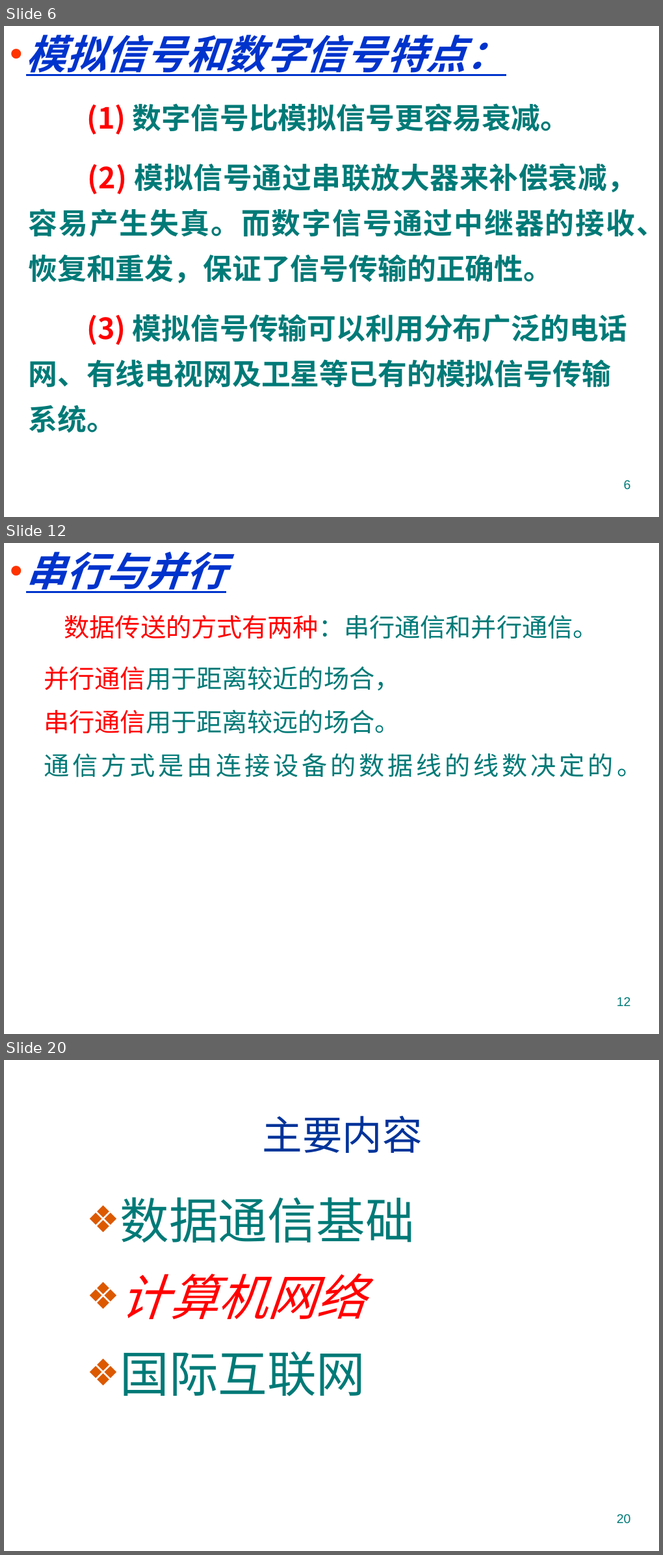
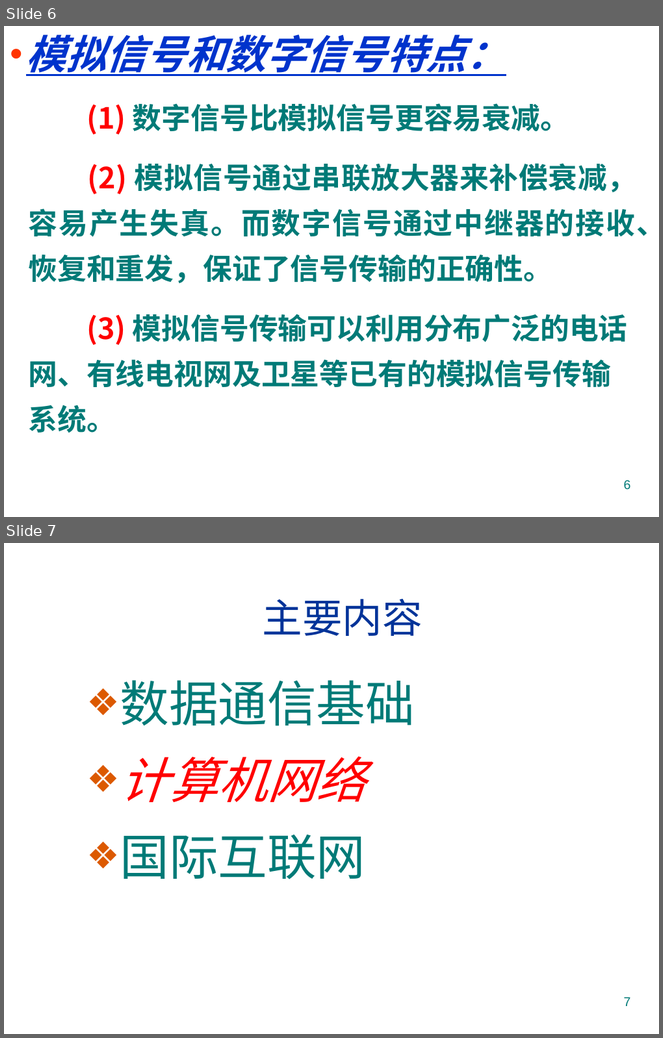
Before and after one commit to jtrfid/C-Repositories, a slide deck: 2016/计算机导论/pptx/5. 计算机网络入门.pptx. Shown one above the other, each under a label of ours: slides 6, 12 and 20 before the commit, slides 6 and 7 after it; the slides between them are not shown. The pictures are 663x1555 and 663x1038 pixels, drawn with LibreOffice and Linux fonts; fonts in the diff are those of the drawing; background and template pictures are left out. Boxes give left, top, right and bottom in pixels: in the first picture for what was removed or moved away, otherwise in the second. Text is boxed around its words. In the diff, an @@ line names an element or a change of style, - is before the commit and + after.

```diff
--- a/2016/计算机导论/pptx/5. 计算机网络入门.pptx
+++ b/2016/计算机导论/pptx/5. 计算机网络入门.pptx
@@ slide 12 removed at (4,543,659,1034), background picture (left out) @@
@@ text removed at (26,551,226,593) @@
-• 串行与并行
@@ text removed at (64,615,599,639) @@
-数据传送的方式有两种：串行通信和并行通信。
@@ text removed at (44,667,643,778) @@
-并行通信用于距离较近的场合，
-串行通信用于距离较远的场合。
-通信方式是由连接设备的数据线的线数决定的。
@@ page number removed at (617,997,631,1006) @@
-12
@@ what was slide 20 is now slide 7 @@
@@ page number at (624,997,631,1006): text changed @@
-20
+7
```
Also in this commit, not shown: 4 slides changed, 14 other slides removed.
